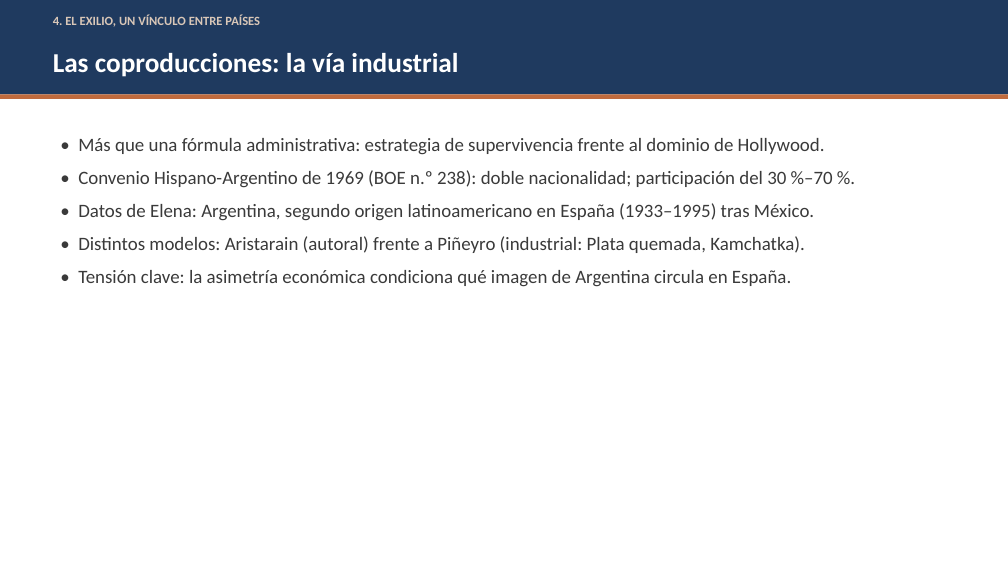
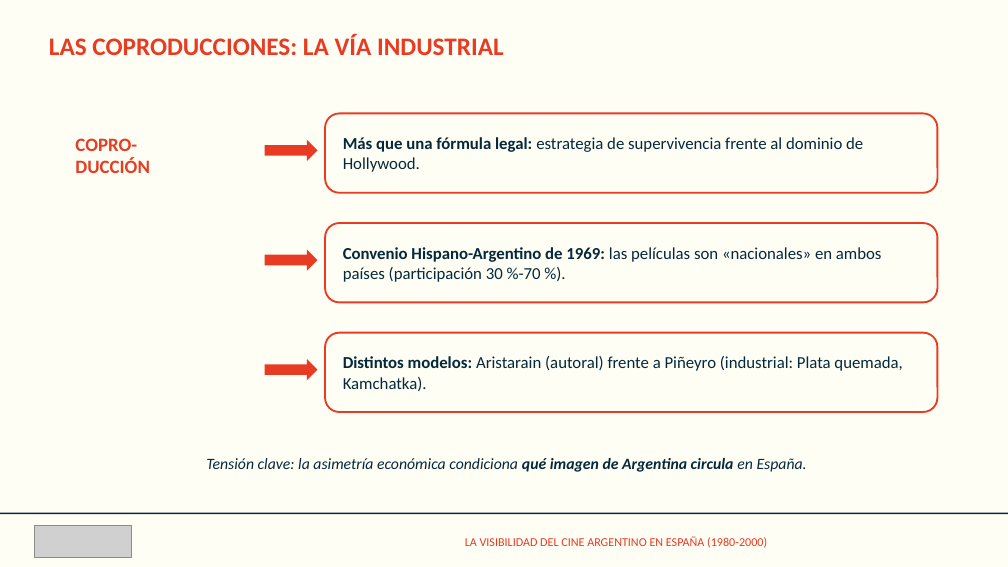
Before and after one commit to facundonicolasvgg/fuentes-TFG, a slide deck: slide 10 of presentacion/Presentacion_TFG.pptx (slide 9 before the commit). Drawn at 1008x567 pixels with LibreOffice and Linux fonts; fonts in the diff are those of the drawing; grey boxes stand for pictures. Boxes give left, top, right and bottom in pixels: in the first picture for what was removed or moved away, otherwise in the second. Text is boxed around its words. In the diff, an @@ line names an element or a change of style, - is before the commit and + after.

```diff
--- a/presentacion/Presentacion_TFG.pptx
+++ b/presentacion/Presentacion_TFG.pptx
@@ rectangle removed at (0, 0, 1008, 95) @@
@@ rectangle added at (0, 0, 1008, 567), fill #FFFEF5 @@
@@ text "LAS COPRODUCCIONES: LA VÍA INDUSTRIAL" at (49, 34, 504, 55): vertical alignment middle to top @@
@@ text removed at (53, 14, 260, 27) @@
-4. EL EXILIO, UN VÍNCULO ENTRE PAÍSES
@@ text at (49, 34, 504, 55): text changed; size 26 to 24 pt; text colour #FFFFFF to #E73C23 @@
-Las coproducciones: la vía industrial
+LAS COPRODUCCIONES: LA VÍA INDUSTRIAL
@@ rectangle removed at (0, 95, 1008, 99) @@
@@ rounded rectangle added at (325, 113, 938, 193), fill #FFFEF5, outline #E73C23 1.75 pt, 16 pt, text #03293B @@
+Más que una fórmula legal: estrategia de supervivencia frente al dominio de Hollywood.
@@ text added at (75, 138, 149, 173), 18 pt, text #E73C23, bold @@
+COPRO-
+DUCCIÓN
@@ text removed at (78, 138, 833, 287) @@
-• Más que una fórmula administrativa: estrategia de supervivencia frente al dominio de Hollywood.
-• Convenio Hispano-Argentino de 1969 (BOE n.º 238): doble nacionalidad; participación del 30 %–70 %.
-• Datos de Elena: Argentina, segundo origen latinoamericano en España (1933–1995) tras México.
-• Distintos modelos: Aristarain (autoral) frente a Piñeyro (industrial: Plata quemada, Kamchatka).
-• Tensión clave: la asimetría económica condiciona qué imagen de Argentina circula en España.
@@ right arrow added at (265, 140, 318, 161), fill #E73C23 @@
@@ rounded rectangle added at (325, 223, 938, 302), fill #FFFEF5, outline #E73C23 1.75 pt, 16 pt, text #03293B @@
+Convenio Hispano-Argentino de 1969: las películas son «nacionales» en ambos países (participación 30 %-70 %).
@@ right arrow added at (265, 250, 318, 271), fill #E73C23 @@
@@ right arrow added at (265, 359, 318, 380), fill #E73C23 @@
@@ rounded rectangle added at (325, 333, 938, 412), fill #FFFEF5, outline #E73C23 1.75 pt, 16 pt, text #03293B @@
+Distintos modelos: Aristarain (autoral) frente a Piñeyro (industrial: Plata quemada, Kamchatka).
@@ text added at (206, 458, 807, 472), 15 pt, text #03293B, italic @@
+Tensión clave: la asimetría económica condiciona qué imagen de Argentina circula en España.
@@ rectangle added at (0, 513, 1008, 514), fill #03293B @@
@@ picture added at (34, 526, 132, 557) @@
@@ text added at (465, 536, 767, 548), 11.5 pt, text #E73C23 @@
+LA VISIBILIDAD DEL CINE ARGENTINO EN ESPAÑA (1980-2000)
```
Also in this commit, not shown: 7 other slides changed, 8 slides added, 6 slides removed, 5 other files.
